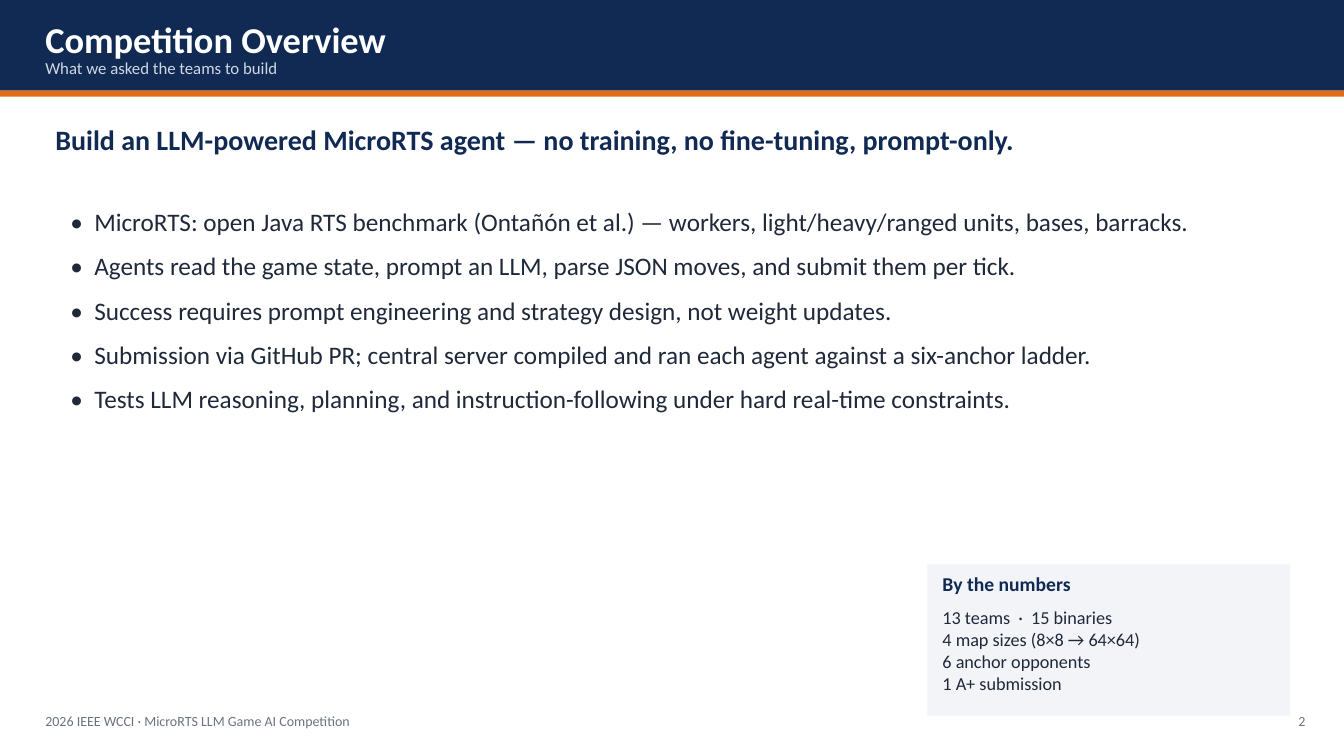
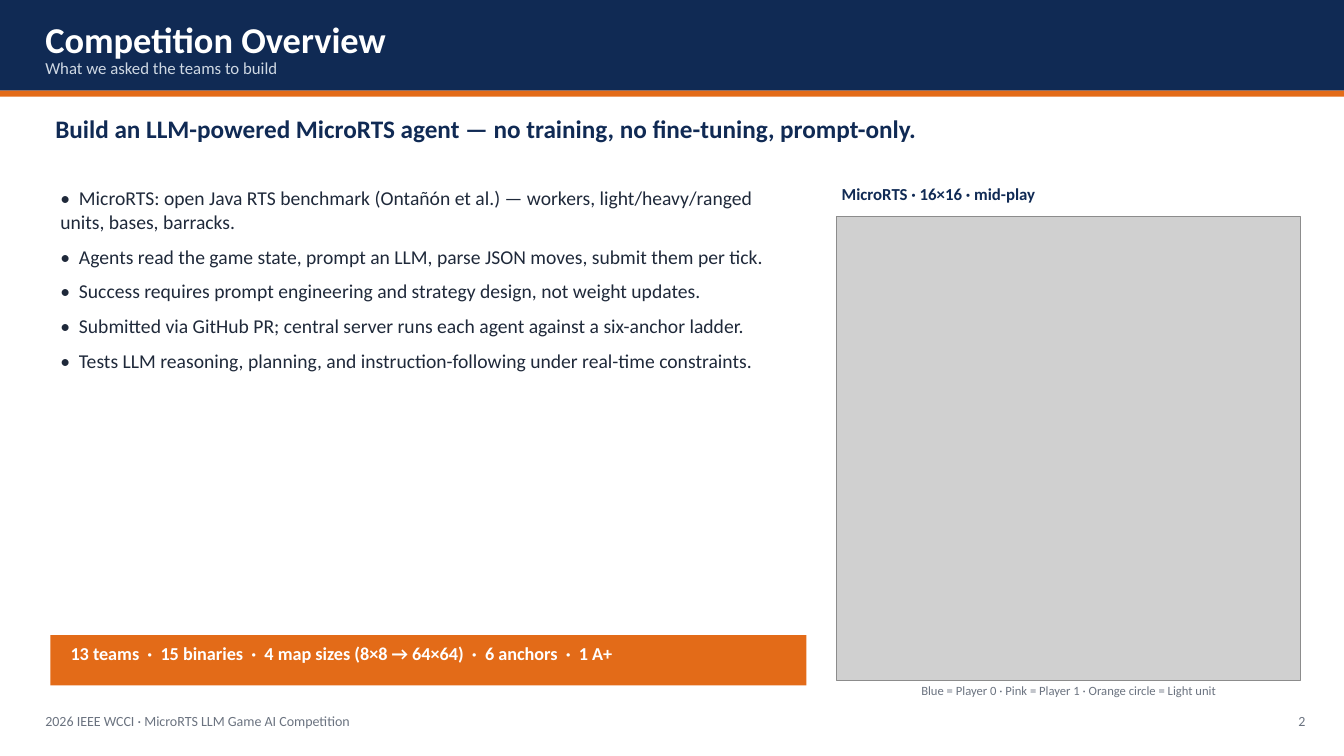
Before and after one commit to drchangliu/MicroRTS, a slide deck: slide 2 of docs/MicroRTS_LLM_Competition_Results.pptx. Drawn at 1344x756 pixels with LibreOffice and Linux fonts; fonts in the diff are those of the drawing; grey boxes stand for pictures. Boxes give left, top, right and bottom in pixels: in the first picture for what was removed or moved away, otherwise in the second. Text is boxed around its words. In the diff, an @@ line names an element or a change of style, - is before the commit and + after.

```diff
--- a/docs/MicroRTS_LLM_Competition_Results.pptx
+++ b/docs/MicroRTS_LLM_Competition_Results.pptx
@@ text "Build an LLM-powered MicroRTS agent ...": place and size @@
-text "Build an LLM-powered MicroRTS agent ..." at [55, 130, 1014, 155]
+text "Build an LLM-powered MicroRTS agent ..." at [55, 120, 916, 143]
@@ text "Build an LLM-powered MicroRTS agent ..." at [55, 120, 916, 143]: size 20 to 18 pt @@
@@ text "• MicroRTS: open Java RTS ...": place and size @@
-text "• MicroRTS: open Java RTS ..." at [94, 212, 1187, 413]
+text "• MicroRTS: open Java RTS ..." at [60, 191, 762, 372]
@@ text at [60, 191, 752, 302]: size 18 to 14 pt in "• MicroRTS: open Java RTS benchmark (Ontañón ...", "• Success requires prompt engineering and strategy ..."; less space between paragraphs @@
@@ text added at [842, 188, 1035, 203], 12 pt, text #102A54, bold @@
+MicroRTS · 16×16 · mid-play
@@ picture added at [837, 217, 1301, 681] @@
@@ text at [79, 250, 762, 268]: text changed; size 18 to 14 pt @@
-• Agents read the game state, prompt an LLM, parse JSON moves, and submit them per tick.
+• Agents read the game state, prompt an LLM, parse JSON moves, submit them per tick.
@@ text at [79, 319, 752, 372]: text changed; size 18 to 14 pt @@
-• Submission via GitHub PR; central server compiled and ran each agent against a six-anchor ladder.
-• Tests LLM reasoning, planning, and instruction-following under hard real-time constraints.
+• Submitted via GitHub PR; central server runs each agent against a six-anchor ladder.
+• Tests LLM reasoning, planning, and instruction-following under real-time constraints.
@@ rectangle removed at [928, 565, 1291, 716] @@
@@ text removed at [942, 577, 1071, 594] @@
-By the numbers
@@ rectangle added at [50, 635, 807, 686], fill #E36B18 @@
@@ text at [71, 646, 612, 663]: text changed; text colour #1F293A to #FFFFFF; bold on @@
-13 teams · 15 binaries
-4 map sizes (8×8 → 64×64)
-6 anchor opponents
-1 A+ submission
+13 teams · 15 binaries · 4 map sizes (8×8 → 64×64) · 6 anchors · 1 A+
@@ text added at [921, 686, 1215, 697], 9 pt, text #6B7380 @@
+Blue = Player 0 · Pink = Player 1 · Orange circle = Light unit
```
Also in this commit, not shown: 7 other slides changed, 1 slide added, 5 other files.
